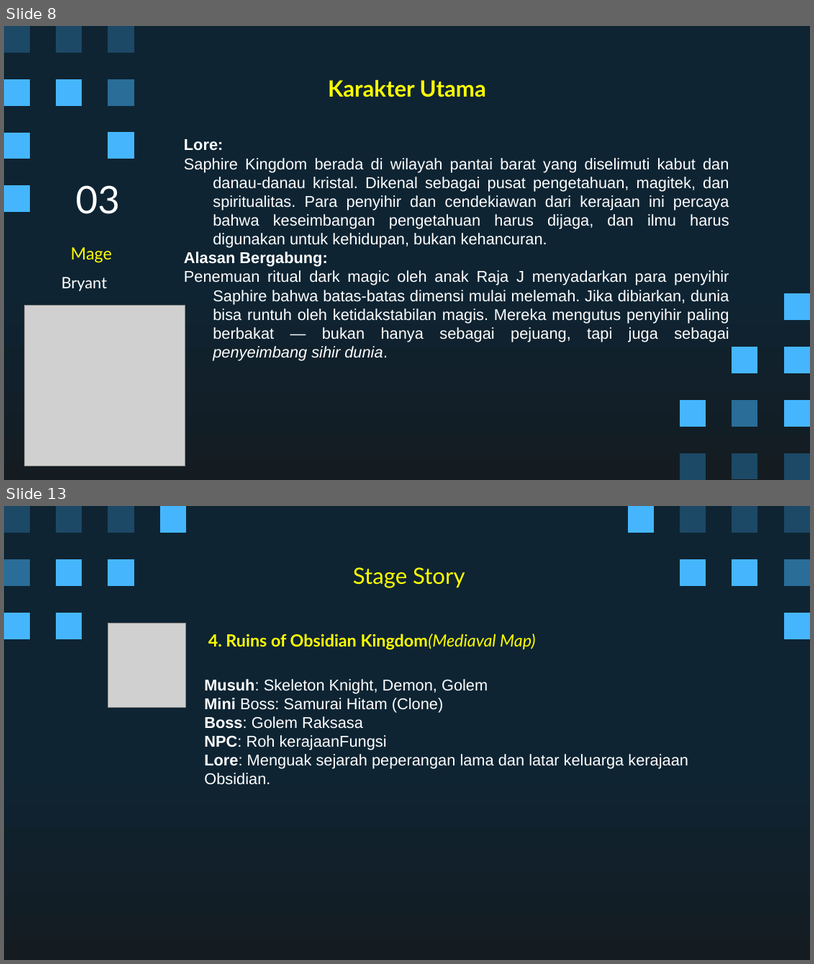
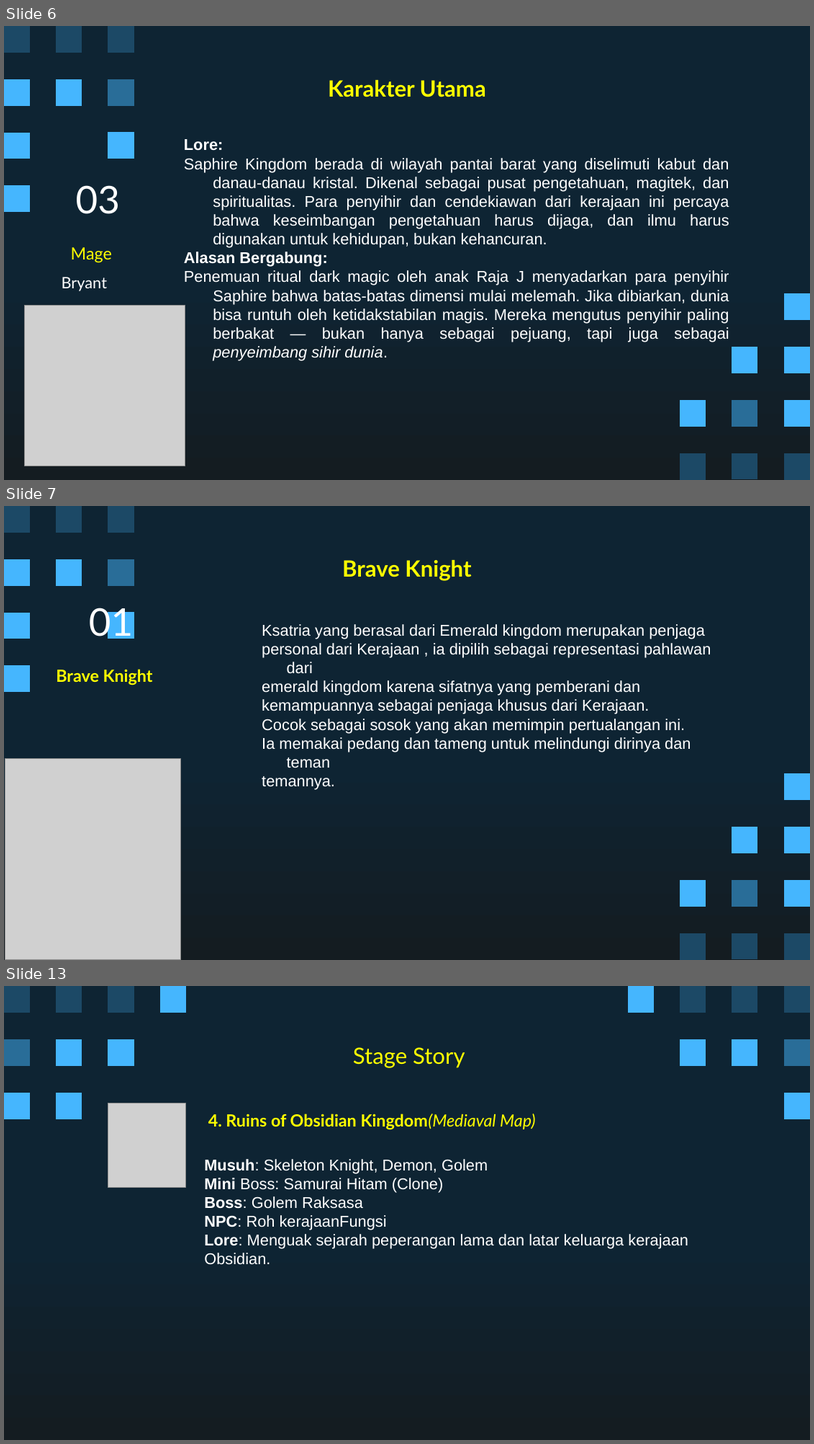
Before and after one commit to Ricardhad/gameProgProject, a slide deck: Super Pixel Vintage Gaming by Slidesgo.pptx. Shown one above the other, each under a label of ours: slides 8 and 13 before the commit, slides 6, 7 and 13 after it; the slides between them are not shown. The pictures are 814x964 and 814x1444 pixels, drawn with LibreOffice and Linux fonts; fonts in the diff are those of the drawing; grey boxes stand for pictures. Boxes give left, top, right and bottom in pixels: in the first picture for what was removed or moved away, otherwise in the second. Text is boxed around its words. In the diff, an @@ line names an element or a change of style, - is before the commit and + after.

```diff
--- a/Super Pixel Vintage Gaming by Slidesgo.pptx
+++ b/Super Pixel Vintage Gaming by Slidesgo.pptx
@@ slide 7 added at box(4, 506, 810, 960), background gradient #0E2433 to #141C21; not listed: 18 template elements that a slide beside it also shows @@
@@ title added at box(342, 560, 471, 581), 20 pt, text #FFFF00, bold @@
+Brave Knight
@@ title added at box(89, 603, 133, 643), 34 pt, text #FFFFFF @@
+01
@@ subtitle added at box(262, 624, 711, 790), 14 pt, text #FFFFFF @@
+Ksatria yang berasal dari Emerald kingdom merupakan penjaga
+personal dari Kerajaan , ia dipilih sebagai representasi pahlawan dari
+emerald kingdom karena sifatnya yang pemberani dan
+kemampuannya sebagai penjaga khusus dari Kerajaan.
+Cocok sebagai sosok yang akan memimpin pertualangan ini.
+Ia memakai pedang dan tameng untuk melindungi dirinya dan teman
+temannya.
@@ subtitle added at box(56, 669, 153, 685), 15 pt, text #FFFF00, bold @@
+Brave Knight
@@ picture added at box(5, 759, 180, 960) @@
@@ what was slide 8 is now slide 6 @@
```
Also in this commit, not shown: 8 slides changed, 1 other slide added, 2 slides removed.
